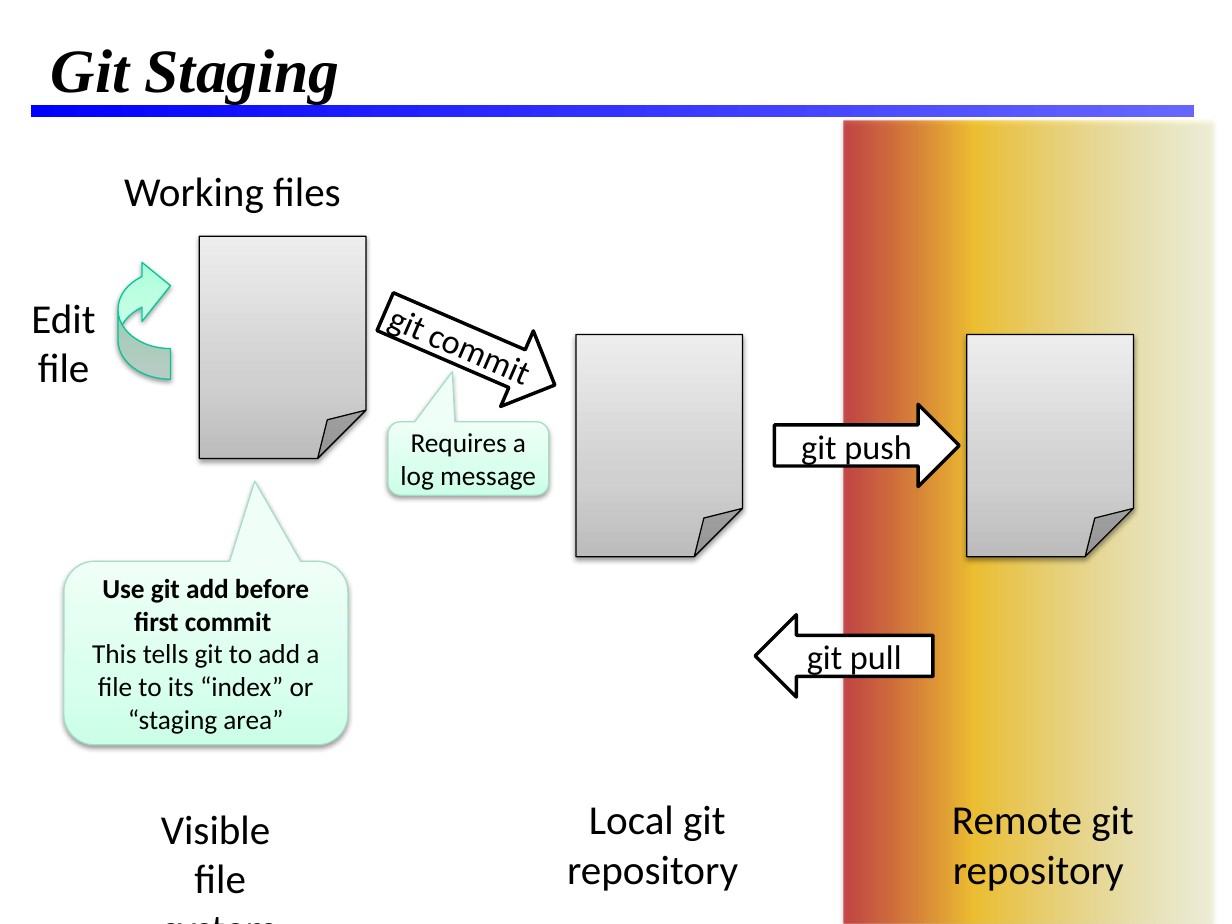
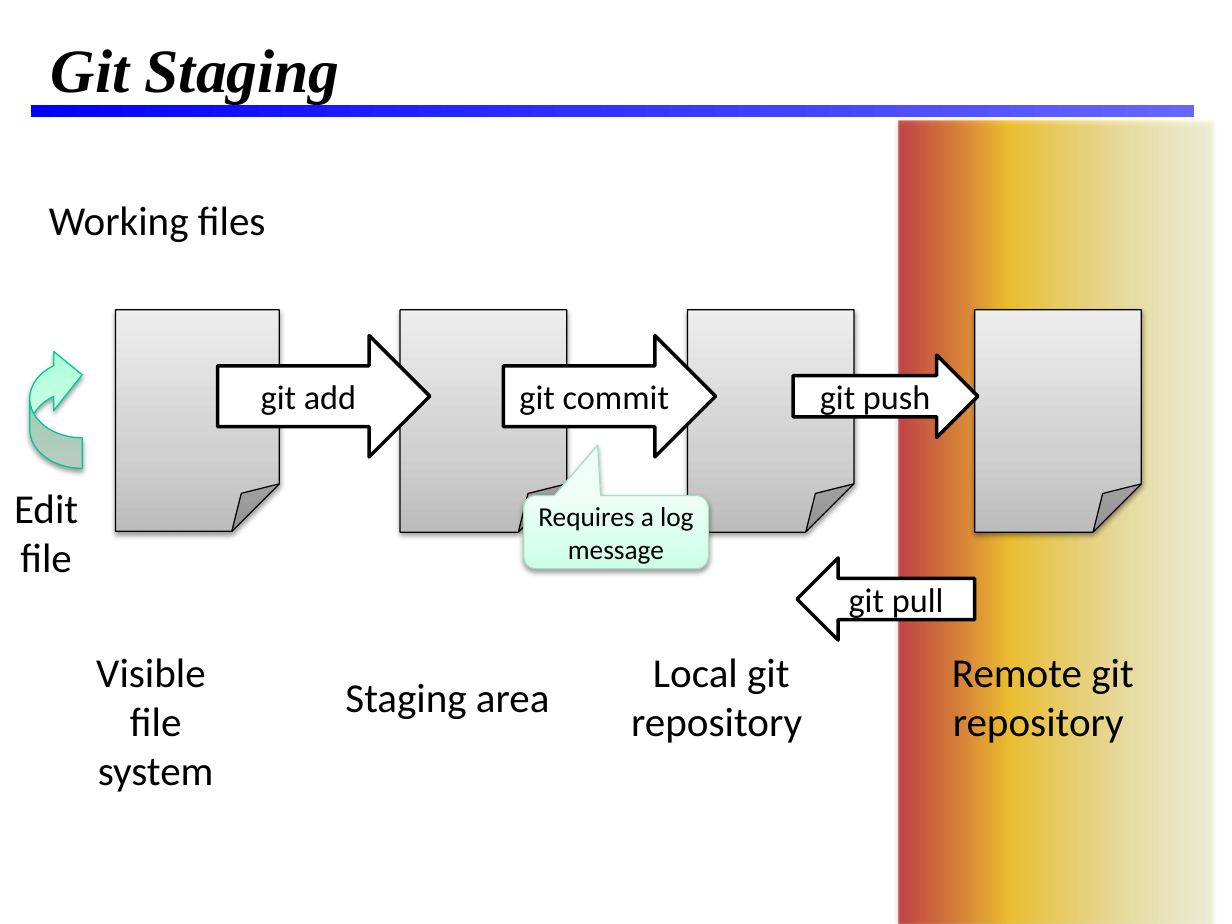
Before and after one commit to adamdavisonsmith/BU-CS506-Spring2018, a slide deck: slide 1 of figs/02A-getting-started-images.pptx. Drawn at 1232x924 pixels with LibreOffice and Linux fonts; fonts in the diff are those of the drawing. Boxes give left, top, right and bottom in pixels: in the first picture for what was removed or moved away, otherwise in the second. Text is boxed around its words. In the diff, an @@ line names an element or a change of style, - is before the commit and + after.

```diff
--- a/figs/02A-getting-started-images.pptx
+++ b/figs/02A-getting-started-images.pptx
@@ rectangle: place and size @@
-rectangle at (844,121,1214,924)
+rectangle at (899,121,1214,924)
@@ text "Working files": place and size @@
-text "Working files" at (124,177,341,213)
+text "Working files" at (49,206,266,242)
@@ folded corner: place and size @@
-folded corner at (200,237,366,458)
+folded corner at (116,309,280,531)
@@ folded corner added at (400,309,567,531), fill gradient #BDBDBD to #D1D1D1 to #EEEEEE, outline #000000 0.75 pt @@
@@ folded corner: place and size @@
-folded corner at (575,334,742,556)
+folded corner at (687,309,854,531)
@@ folded corner: place and size @@
-folded corner at (967,334,1133,556)
+folded corner at (975,309,1141,531)
@@ curved left arrow: place and size @@
-curved left arrow at (118,256,171,379)
+curved left arrow at (30,345,83,468)
@@ right arrow added at (218,335,430,457), fill #FFFFFF, outline #000000 2 pt, 20 pt, text #000000 @@
+git add
@@ right arrow "git commit" at (504,335,716,457): rotation 23 to 0 degrees @@
@@ right arrow "git push": place and size @@
-right arrow "git push" at (775,404,960,487)
+right arrow "git push" at (793,355,978,437)
@@ text "Edit file": place and size @@
-text "Edit file" at (31,304,95,383)
+text "Edit file" at (14,494,78,573)
@@ rounded speech box "Requires a log message": place and size @@
-rounded speech box "Requires a log message" at (388,421,549,495)
+rounded speech box "Requires a log message" at (524,495,708,569)
@@ rounded speech box removed at (64,562,349,745) @@
-Use git add before first commit
-This tells git to add a file to its “index” or “staging area”
@@ left arrow "git pull": place and size @@
-left arrow "git pull" at (755,615,933,697)
+left arrow "git pull" at (797,558,975,641)
@@ text "Visible file system" rewrapped from (161,815,271,894) to (96,658,214,792) @@
@@ text "Local git repository": place and size @@
-text "Local git repository" at (567,805,738,891)
+text "Local git repository" at (631,658,802,743)
@@ text "Remote git repository": place and size @@
-text "Remote git repository" at (952,801,1133,894)
+text "Remote git repository" at (952,653,1133,747)
@@ text added at (345,683,550,719), 24 pt, text #000000 @@
+Staging area
```
Also in this commit, not shown: 2 other files.
